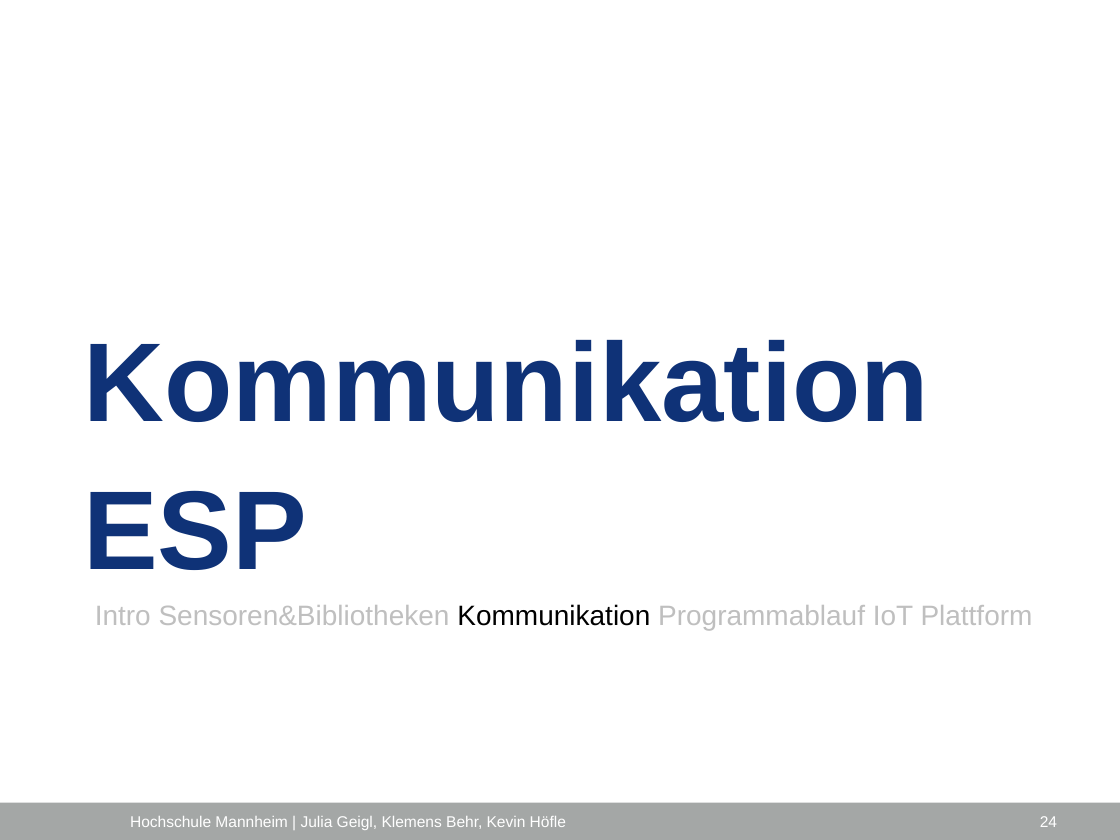
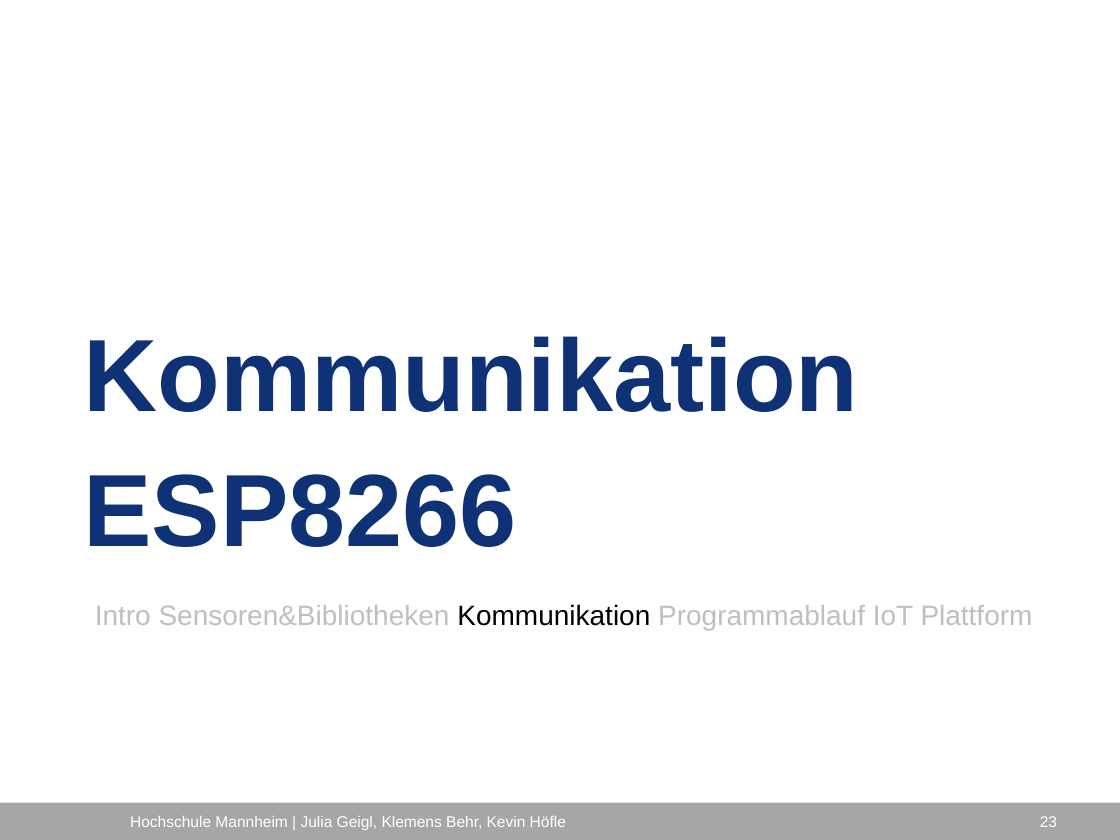
Before and after one commit to ProjektlaborEmbeddedSecurity/Presentation, a slide deck: slide 23 of PES_FH_VERS.pptx (slide 24 before the commit). Drawn at 1120x840 pixels with LibreOffice and Linux fonts; fonts in the diff are those of the drawing; background and template pictures are left out. Boxes give left, top, right and bottom in pixels: in the first picture for what was removed or moved away, otherwise in the second. Text is boxed around its words. In the diff, an @@ line names an element or a change of style, - is before the commit and + after.

```diff
--- a/PES_FH_VERS.pptx
+++ b/PES_FH_VERS.pptx
@@ title at (x1=83, y1=336, x2=858, y2=547): text changed; size 72 to 66 pt @@
-Kommunikation ESP
+Kommunikation ESP8266
@@ page number at (x1=1040, y1=816, x2=1057, y2=827): text changed @@
-24
+23
```
Also in this commit, not shown: 15 other slides changed, 1 slide added.
